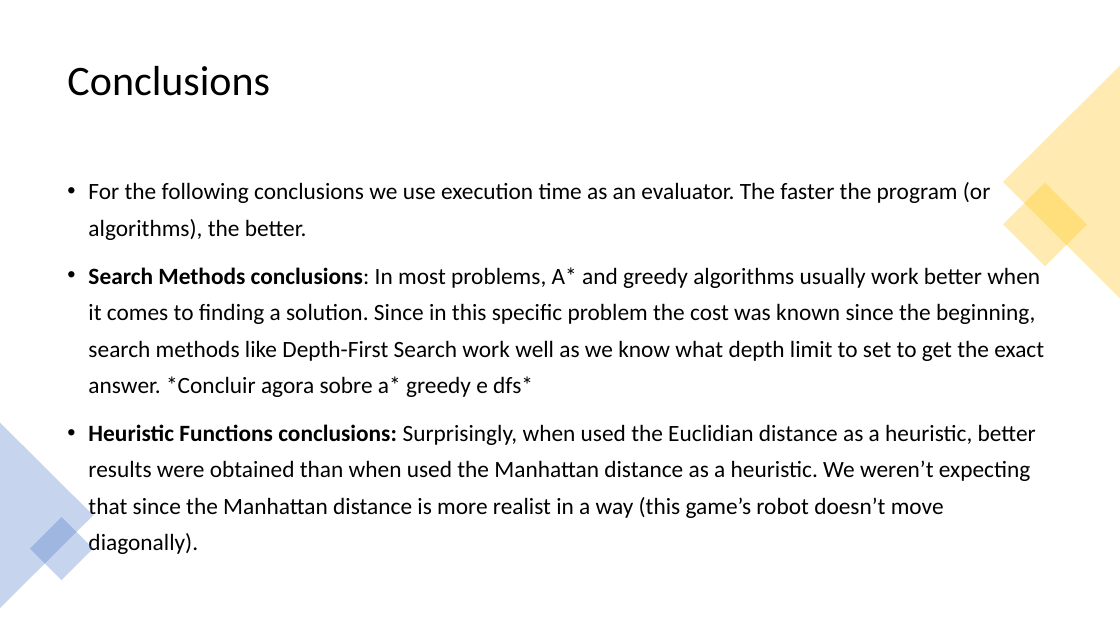
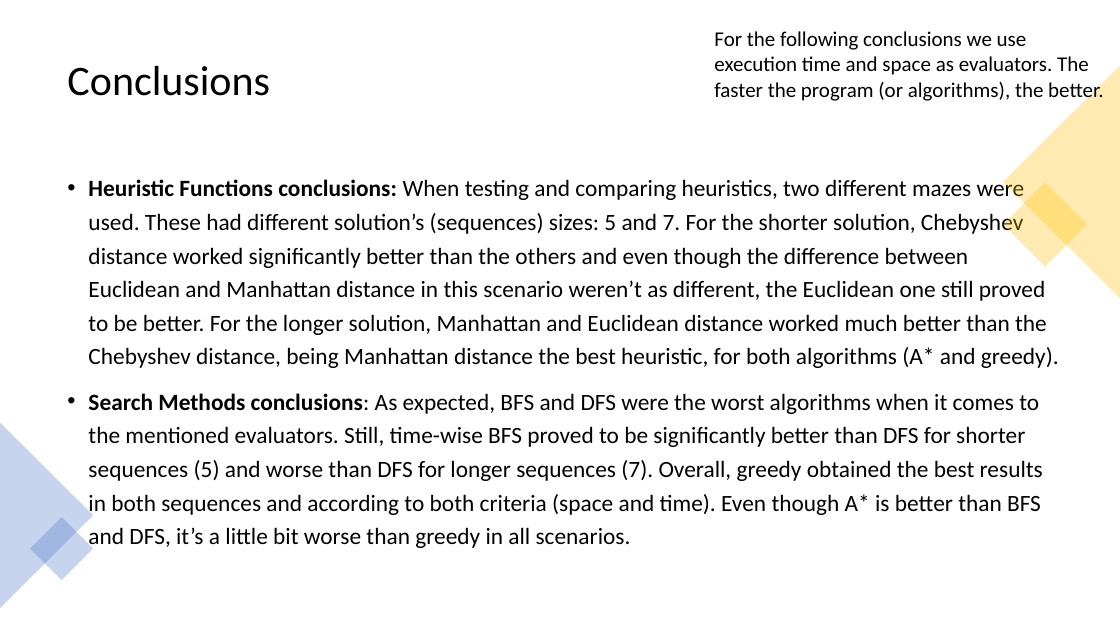
Before and after one commit to Juanbl2001/IART, a slide deck: slide 10 of docs/Final Delivery.odp. Drawn at 1120x630 pixels with LibreOffice and Linux fonts; fonts in the diff are those of the drawing. Boxes give left, top, right and bottom in pixels: in the first picture for what was removed or moved away, otherwise in the second. Text is boxed around its words. In the diff, an @@ line names an element or a change of style, - is before the commit and + after.

```diff
--- a/docs/Final Delivery.odp
+++ b/docs/Final Delivery.odp
@@ text added at (x1=714, y1=31, x2=1103, y2=103), 18 pt, text #000000 @@
+For the following conclusions we use execution time and space as evaluators. The faster the program (or algorithms), the better.
@@ text added at (x1=88, y1=177, x2=1059, y2=550), 20 pt, text #000000 @@
+• Heuristic Functions conclusions: When testing and comparing heuristics, two different mazes were used. These had different solution’s (sequences) sizes: 5 and 7. For the shorter solution, Chebyshev distance worked significantly better than the others and even though the difference between Euclidean and Manhattan distance in this scenario weren’t as different, the Euclidean one still proved to be better. For the longer solution, Manhattan and Euclidean distance worked much better than the Chebyshev distance, being Manhattan distance the best heuristic, for both algorithms (A* and greedy).
+• Search Methods conclusions: As expected, BFS and DFS were the worst algorithms when it comes to the mentioned evaluators. Still, time-wise BFS proved to be significantly better than DFS for shorter sequences (5) and worse than DFS for longer sequences (7). Overall, greedy obtained the best results in both sequences and according to both criteria (space and time). Even though A* is better than BFS and DFS, it’s a little bit worse than greedy in all scenarios.
@@ text removed at (x1=88, y1=182, x2=1044, y2=554) @@
-• For the following conclusions we use execution time as an evaluator. The faster the program (or algorithms), the better.
-• Search Methods conclusions: In most problems, A* and greedy algorithms usually work better when it comes to finding a solution. Since in this specific problem the cost was known since the beginning, search methods like Depth-First Search work well as we know what depth limit to set to get the exact answer. *Concluir agora sobre a* greedy e dfs*
-• Heuristic Functions conclusions: Surprisingly, when used the Euclidian distance as a heuristic, better results were obtained than when used the Manhattan distance as a heuristic. We weren’t expecting that since the Manhattan distance is more realist in a way (this game’s robot doesn’t move diagonally).
```
Also in this commit, not shown: 4 other slides changed, 8 other files.
